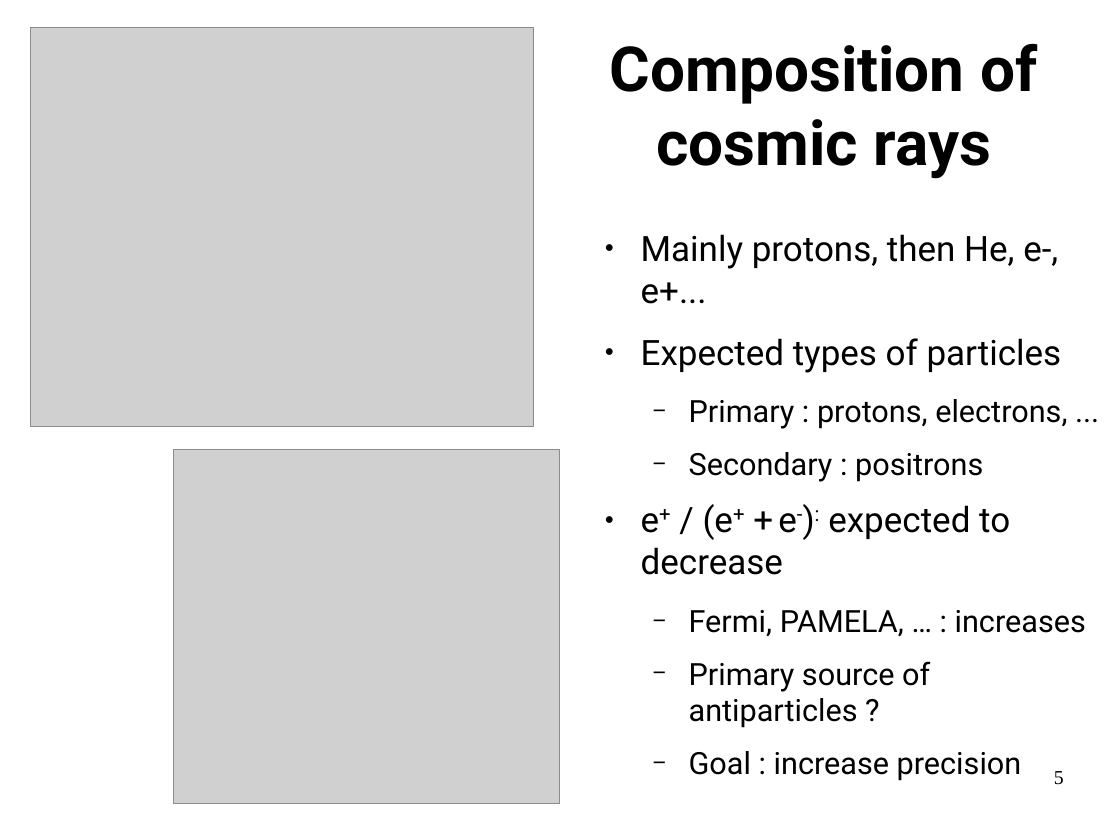
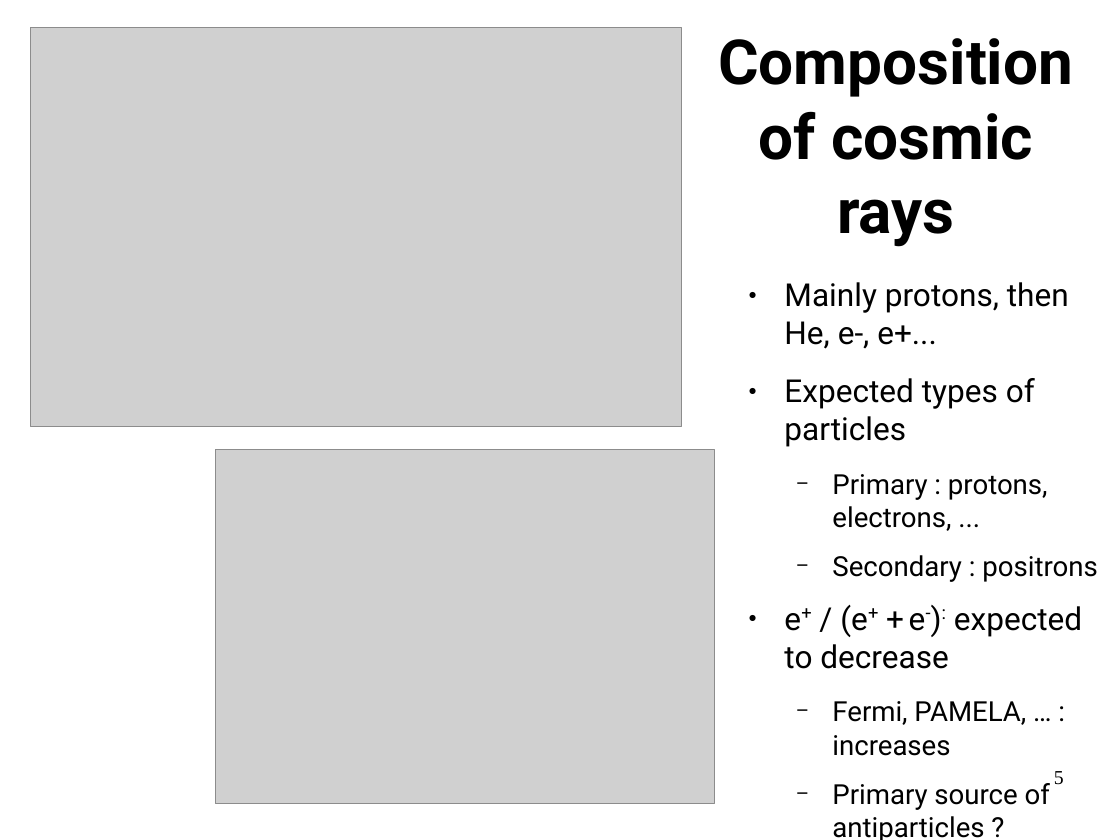
Before and after one commit to LBasara/LBasara.github.io, a slide deck: slide 5 of Defense.odp. Drawn at 1120x840 pixels with LibreOffice and Linux fonts; fonts in the diff are those of the drawing; grey boxes stand for pictures. Boxes give left, top, right and bottom in pixels: in the first picture for what was removed or moved away, otherwise in the second. Text is boxed around its words. In the diff, an @@ line names an element or a change of style, - is before the commit and + after.

```diff
--- a/Defense.odp
+++ b/Defense.odp
@@ picture: place and size @@
-picture at (174,449,560,804)
+picture at (30,27,682,427)
@@ title "Composition of cosmic rays" rewrapped from (610,43,1037,179) to (718,38,1073,247) @@
@@ text "Mainly protons, then He, e-, ...": place and size @@
-text "Mainly protons, then He, e-, ..." at (641,234,1086,781)
+text "Mainly protons, then He, e-, ..." at (784,282,1097,840)
@@ text "Mainly protons, then He, e-, ..." at (784,282,1097,840): size 24.8 to 22.4 pt in "Mainly protons, then He, e-, e+...", "Expected types of particles", "e+ / (e+ + e-): expected to ..."; size 21.7 to 19.6 pt in "Primary : protons, electrons, ...", "Secondary : positrons", "Fermi, PAMELA, … : increases", "Primary source of antiparticles ?" @@
@@ picture: place and size @@
-picture at (30,27,535,427)
+picture at (215,449,714,804)
@@ text at (689,751,1022,781): paragraph removed @@
-  − Goal : increase precision
```
Also in this commit, not shown: 2 other slides changed, 4 slides added, 1 slide removed, 1 other file.
